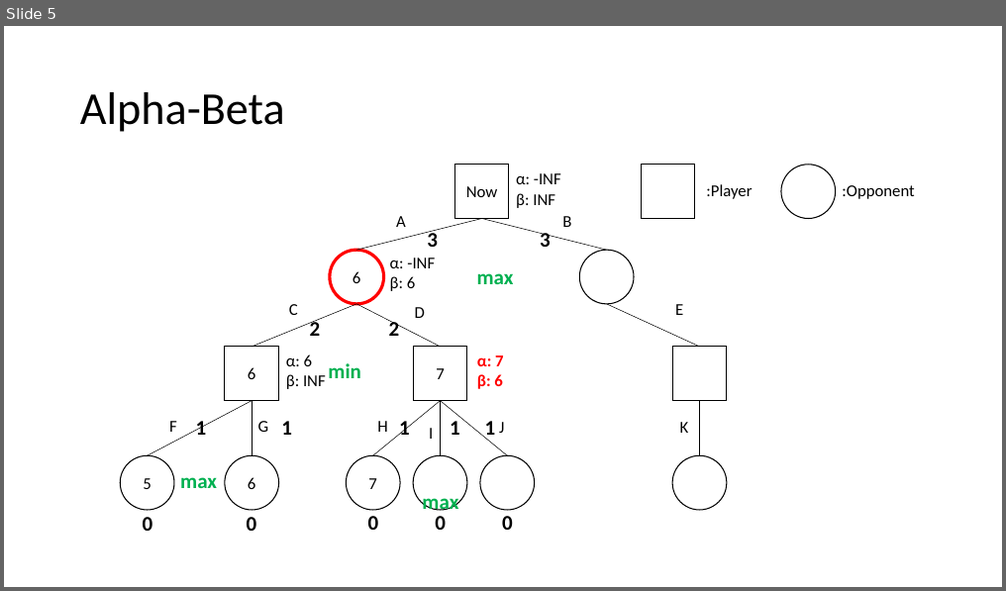
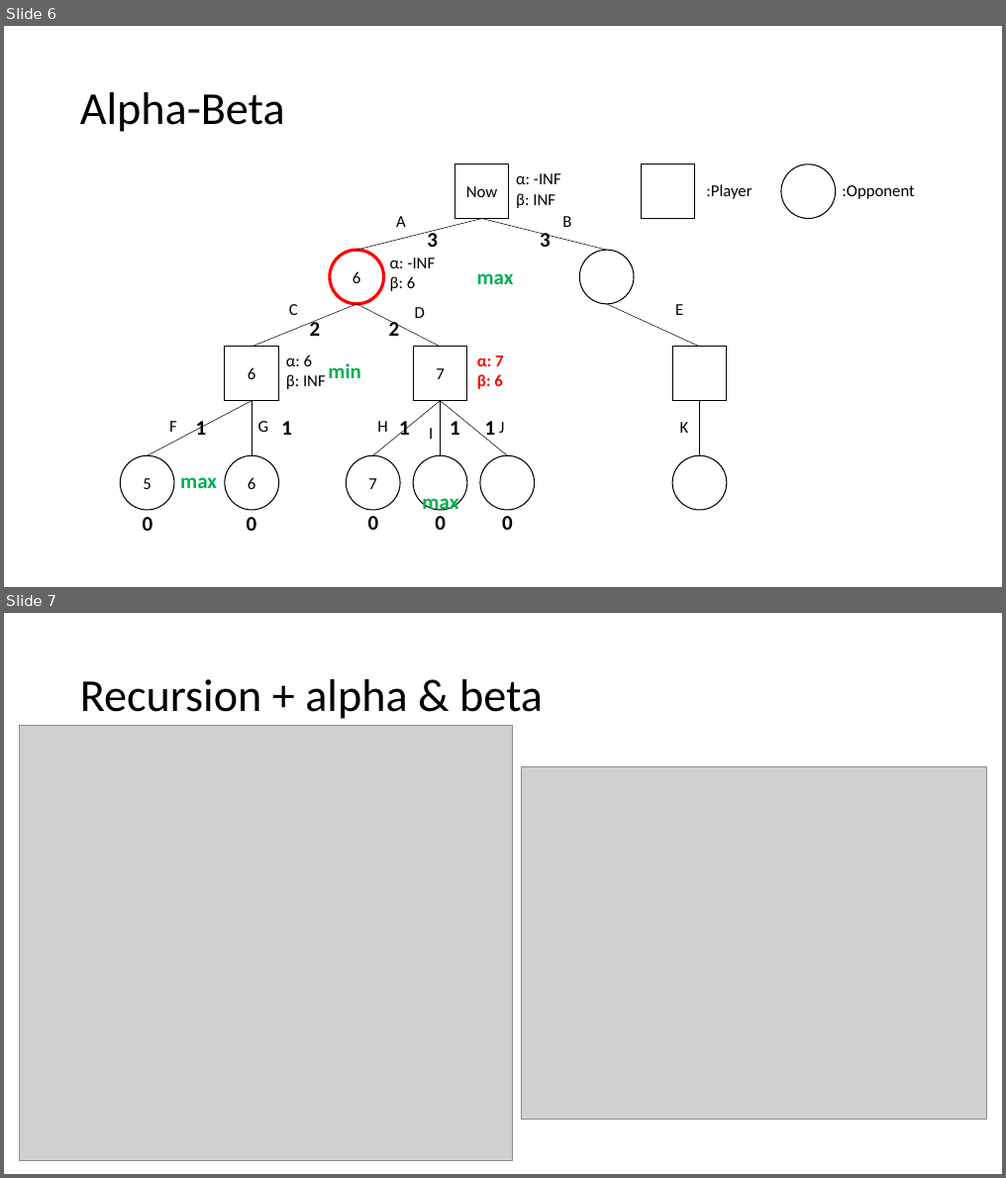
Before and after one commit to yixian03/miniProject3, a slide deck: document/miniProject 3_presentation.pptx. Shown one above the other, each under a label of ours: slide 5 before the commit, slides 6 and 7 after it. The pictures are 1006x591 and 1006x1178 pixels, drawn with LibreOffice and Linux fonts; fonts in the diff are those of the drawing; grey boxes stand for pictures. Boxes give left, top, right and bottom in pixels: in the first picture for what was removed or moved away, otherwise in the second. Text is boxed around its words. In the diff, an @@ line names an element or a change of style, - is before the commit and + after.

```diff
--- a/document/miniProject 3_presentation.pptx
+++ b/document/miniProject 3_presentation.pptx
@@ slide 7 added at (x1=4, y1=613, x2=1002, y2=1174), background #FFFFFF @@
@@ title added at (x1=80, y1=679, x2=543, y2=719), 44 pt, text #000000 @@
+Recursion + alpha & beta
@@ picture added at (x1=20, y1=725, x2=512, y2=1160) @@
@@ picture added at (x1=522, y1=767, x2=987, y2=1120) @@
@@ what was slide 5 is now slide 6 @@
```
Also in this commit, not shown: 3 slides changed, 1 other slide added, 1 slide removed, 4 other files.
